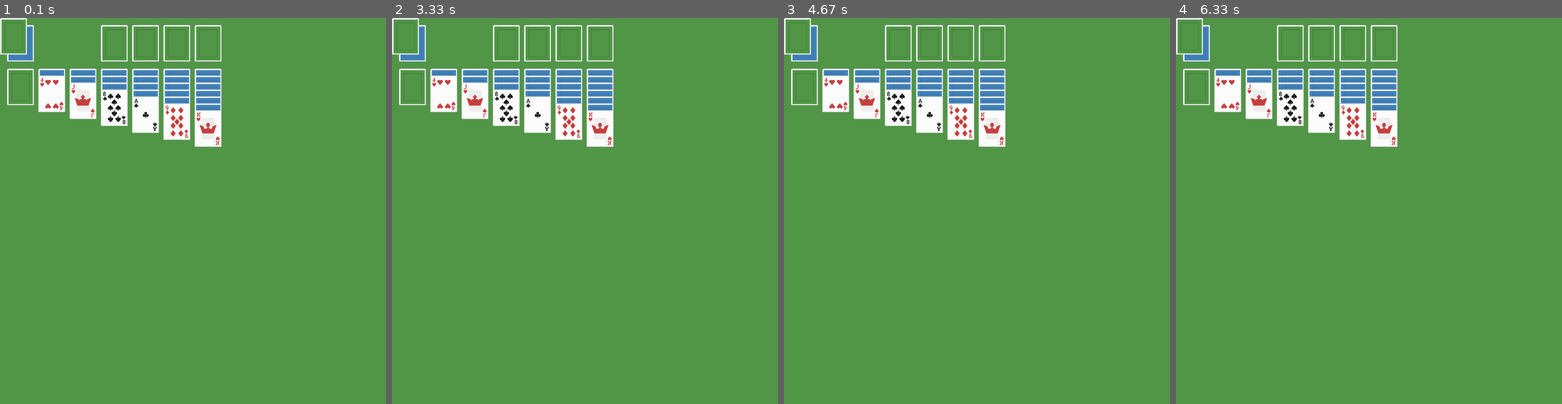
Above: before the commit, frames 1-4 (left to right).
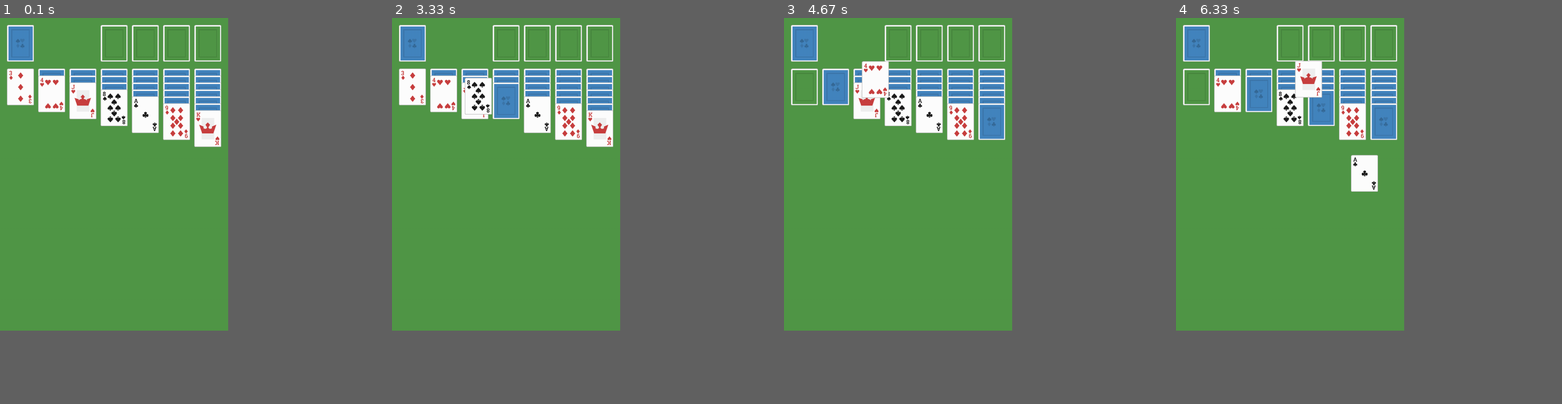
Above: after the commit, the same moments.

Repository: realpatato/pygame-solitaire
Game: pygame game, started from game.py
Same seed, same stepped clock (60 frames per second), same inputs: the game is played once before the commit and once after it.
Inputs (mouse positions are in pixels of both pictures, inside the frame that each line leads up to):
- Up to frame 1 (0.1 s): no input
- Up to frame 2 (3.33 s): click (411, 87) at 0.38 s; press the mouse at (507, 99) at 3.2 s; move the mouse to (476, 95) at 3.3 s
- Up to frame 3 (4.67 s): release the mouse at (841, 91) at 3.43 s; press the mouse at (992, 129) at 3.53 s; move the mouse to (911, 95) at 3.63 s; release the mouse at (830, 64) at 3.77 s; press the mouse at (961, 126) at 3.87 s; move the mouse to (938, 122) at 3.97 s; release the mouse at (919, 122) at 4.1 s; click (834, 87) at 4.22 s; press the mouse at (834, 87) at 4.53 s; move the mouse to (876, 79) at 4.63 s
- Up to frame 4 (6.33 s): release the mouse at (1307, 72) at 4.77 s; click (1307, 72) at 4.88 s; press the mouse at (1291, 106) at 5.2 s; move the mouse to (1257, 110) at 5.3 s; release the mouse at (1222, 114) at 5.43 s; click (1322, 99) at 5.55 s; press the mouse at (1322, 95) at 5.87 s; move the mouse to (1341, 133) at 5.97 s; release the mouse at (1365, 172) at 6.1 s; press the mouse at (1257, 95) at 6.2 s; move the mouse to (1307, 79) at 6.3 s
In our replay, the window is 900x900 before the commit and 532x729 after it. These sizes can differ from the game's own. Grey fills any space a smaller window leaves; there, only what the larger window draws over its background counts as a difference.

The runs differ from the first frame. In frame 1, 2.0% of the frame differs, in the area x 0-58%, y 0-34%; in frame 2, 2.9%; in frame 3, 3.0%; in frame 4, 4.3%, in the area x 0-58%, y 0-45%.

Commit message:
cards stack now, kinda. gotta debug

Diff:
--- a/cards.py
+++ b/cards.py
@@ -24,10 +24,22 @@
         else:
             self._black=False
 
-class Ace_Spot():
+    def __str__(self):
+        return "card is at "+str(self._pos)+" and has a suit val of "+self._suit+str(self._val)
+
+class Spot():
     def __init__(self, sprite):
         self._sprite=sprite
         self._pos=(0,0)
+        self._cards=[]
 
     def set_pos(self, x, y):
         self._pos=(x, y)
+
+class Ace_Spot(Spot):
+    pass
+
+class King_Spot(Spot):
+    def pile(self):
+        for i in range(len(self._cards)):
+            self._cards[i].set_pos(self._pos[0], self._pos[1]+(18*i))
--- a/deck_manager.py
+++ b/deck_manager.py
@@ -75,12 +75,16 @@
     deck=Deck(deck)
     return deck
 
-def ace_spots_build():
+def spots_build(count, type="ace"):
     back_sprite_names=[["", "", "", "", ""],
                         ["", "", "", "", ""],
                         ["CARD_BACK", "", "", "", "ACE_SPOT"]]
     back_sprite_dict=sprite_dict_build("playingCardBacks", back_sprite_names)
-    ace_spots=[]
-    for i in range(11):
-        ace_spots.append(cards.Ace_Spot(back_sprite_dict["ACE_SPOT"]))
-    return ace_spots
+    spots=[]
+    if type == "ace":
+        for i in range(count):
+            spots.append(cards.Ace_Spot(back_sprite_dict["ACE_SPOT"]))
+    else:
+        for i in range(count):
+            spots.append(cards.King_Spot(back_sprite_dict["ACE_SPOT"]))
+    return spots
--- a/game.py
+++ b/game.py
@@ -1,35 +1,81 @@
 import pygame
 import spritesheet_files.spritesheet_slicer as slicer
 import deck_manager as dm
+import mouse_handler as mh
 
 pygame.init()
 
-screen=pygame.display.set_mode((1000, 1000))
+screen=pygame.display.set_mode((592, 810))
+pygame.display.set_caption("Solitaire")
 
 deck=dm.build_deck()
-ace_spots=dm.ace_spots_build()
+ace_spots=dm.spots_build(4)
+king_spots=dm.spots_build(7, "king")
 deck.shuffle()
 
 for k in range(7):
     if k > 2:
         ace_spots[k-3].set_pos((81*k)+18, 18)
     for i in range(k, 7):
-        deck._cards[deck._card_pos].set_pos((81*i)+18, (18*k)+131)
         if k == 0:
-            ace_spots[i].set_pos((81*k)+18, 131)
+            king_spots[i].set_pos((81*i)+18, (18*k)+131)
         if i == k:
             deck._cards[deck._card_pos].set_shown(True)
+        king_spots[i]._cards.append(deck._cards[deck._card_pos])
         deck.advance_pos()
+
+deck._cards=deck._cards[deck._card_pos:]
+
+for spot in king_spots:
+    spot.pile()
 
 playing=True
 
+cur_selection=None
+mouse_down=False
+
 while playing:
+    mouse_pos=pygame.mouse.get_pos()
     for event in pygame.event.get():
+        if event.type == pygame.MOUSEBUTTONDOWN:
+            for king_spot in king_spots:
+                cur_selection=mh.select_card(king_spot._cards, mouse_pos)
+                mouse_down=True
+                if cur_selection != None:
+                    break
+
+        if event.type == pygame.MOUSEBUTTONUP:
+            print()
+            for king_spot in king_spots:
+                print("Before: ")
+                print(king_spot._cards)
+                on_king_spot=mh.check_pos_king_spot(king_spot._cards, mouse_pos)
+                if on_king_spot:
+                    for i in range(len(king_spot._cards)):
+                        if king_spot._cards[i] == cur_selection:
+                            cur_selection_index=i
+                            king_spot_in_mem=king_spot
+                            print(king_spot_in_mem)
+                    king_spot._cards.append(cur_selection)
+                    king_spot_in_mem._cards.pop(cur_selection_index)
+                    for spot in king_spots:
+                        spot.pile()
+                print("After: ")
+                print(king_spot._cards)
+            cur_selection=None
+            mouse_down=False
+
         if event.type == pygame.QUIT:
             pygame.quit()
             playing=False
 
-    screen.fill((82,152,72))
+    screen.fill((82, 152, 72))
+
+    for king_spot in king_spots:
+        screen.blit(king_spot._sprite, king_spot._pos)
+        for card in king_spot._cards:
+            card.update_sprite()
+            screen.blit(card._sprite, card._pos)
 
     for card in deck._cards:
         card.update_sprite()
@@ -38,6 +84,11 @@
     for ace_spot in ace_spots:
         screen.blit(ace_spot._sprite, ace_spot._pos)
 
+    if mouse_down:
+        if cur_selection != None:
+            cur_selection.set_pos(mouse_pos[0]-35, mouse_pos[1]-47.5)
+            screen.blit(cur_selection._sprite, cur_selection._pos)
+
     deck.reset_pos()
 
     pygame.display.update()
--- /dev/null
+++ b/mouse_handler.py
@@ -0,0 +1,20 @@
+import pygame
+
+def select_card(cards, mouse_pos):
+    select_card=None
+    for i in range(len(cards)):
+        if (mouse_pos[0] >= cards[i]._pos[0]) and (mouse_pos[0] <= cards[i]._pos[0]+70):
+            if (mouse_pos[1] >= cards[i]._pos[1]) and (mouse_pos[1] <= cards[i]._pos[1]+95):
+                if cards[i]._shown:
+                    select_card=cards[i]
+    return select_card
+
+def check_pos_king_spot(cards, mouse_pos):
+    try:
+        if (mouse_pos[0] >= cards[-1]._pos[0]) and (mouse_pos[0] <= cards[-1]._pos[0]+70):
+            if (mouse_pos[1] >= cards[-1]._pos[1]+10) and (mouse_pos[1] <= cards[-1]._pos[1]+105):
+                return True
+        else:
+            return False
+    except IndexError:
+        print("Out of Range")
